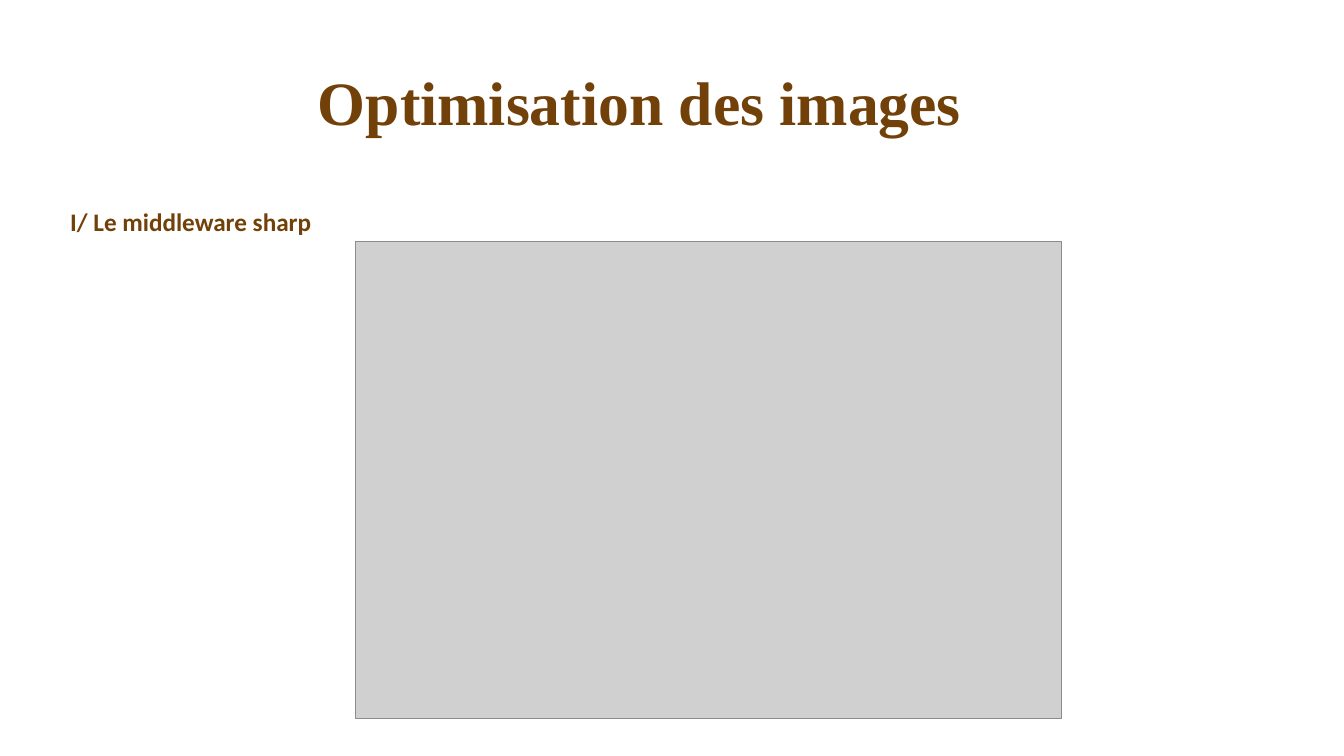
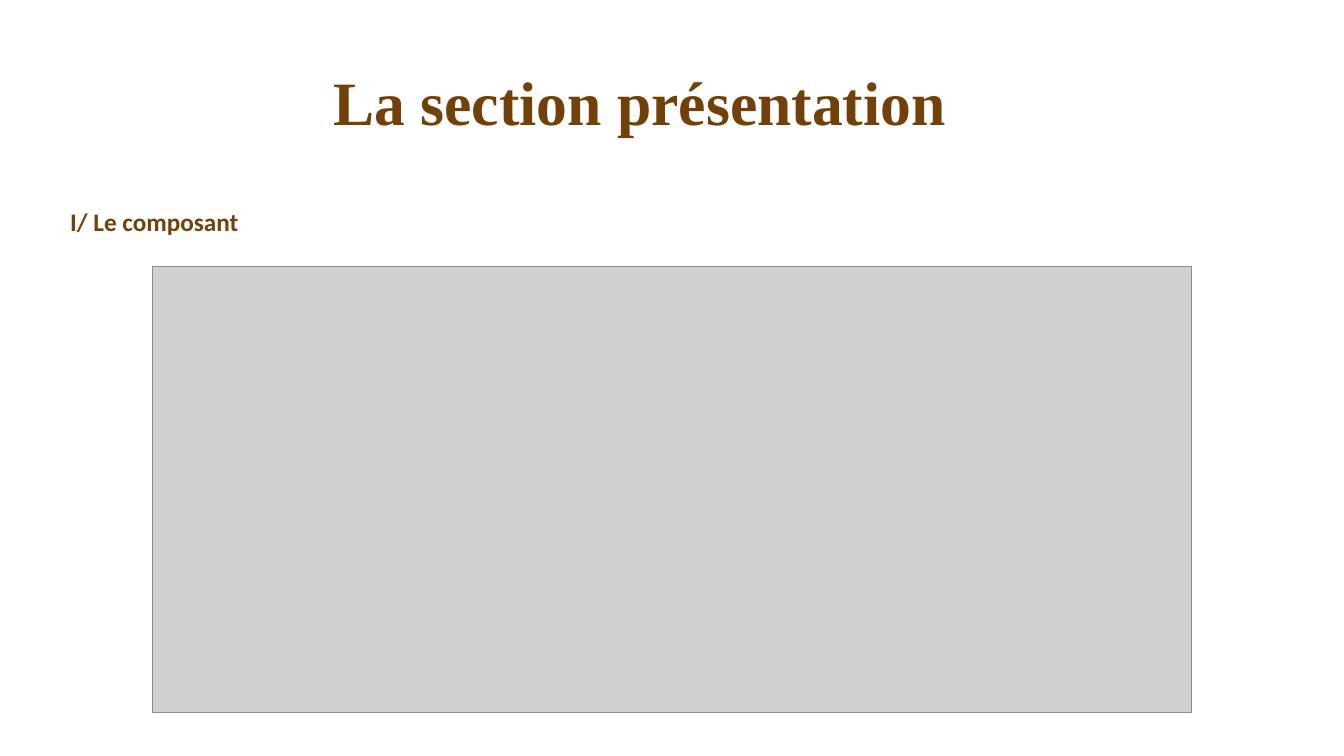
Before and after one commit to VinceDS99/Portfolio, a slide deck: slide 6 of Présentation portfolio.pptx (slide 5 before the commit). Drawn at 1344x756 pixels with LibreOffice and Linux fonts; fonts in the diff are those of the drawing; grey boxes stand for pictures. Boxes give left, top, right and bottom in pixels: in the first picture for what was removed or moved away, otherwise in the second. Text is boxed around its words. In the diff, an @@ line names an element or a change of style, - is before the commit and + after.

```diff
--- a/Présentation portfolio.pptx
+++ b/Présentation portfolio.pptx
@@ text at box(333, 82, 945, 137): text changed @@
-Optimisation des images
+La section présentation
@@ text at box(70, 213, 238, 235): text changed @@
-I/ Le middleware sharp
+I/ Le composant
@@ picture: place and size @@
-picture at box(355, 242, 1062, 719)
+picture at box(152, 266, 1193, 712)
```
Also in this commit, not shown: 1 other slide changed, 9 slides added, 1 slide removed, 3 other files.
